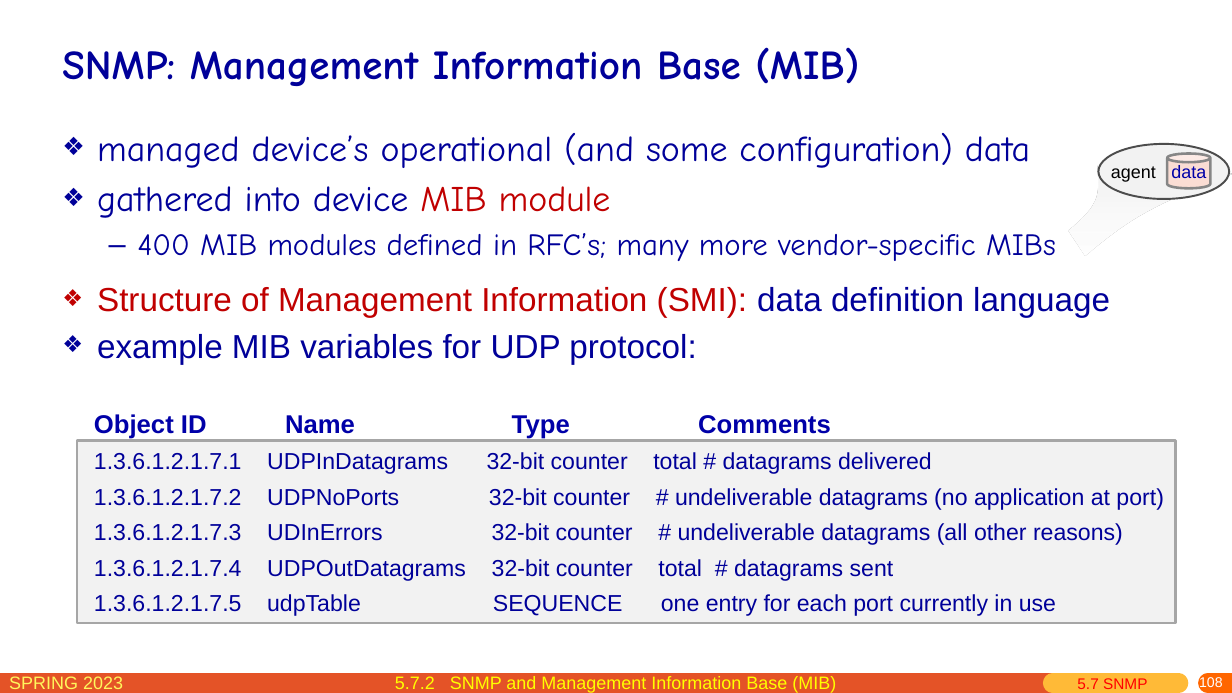
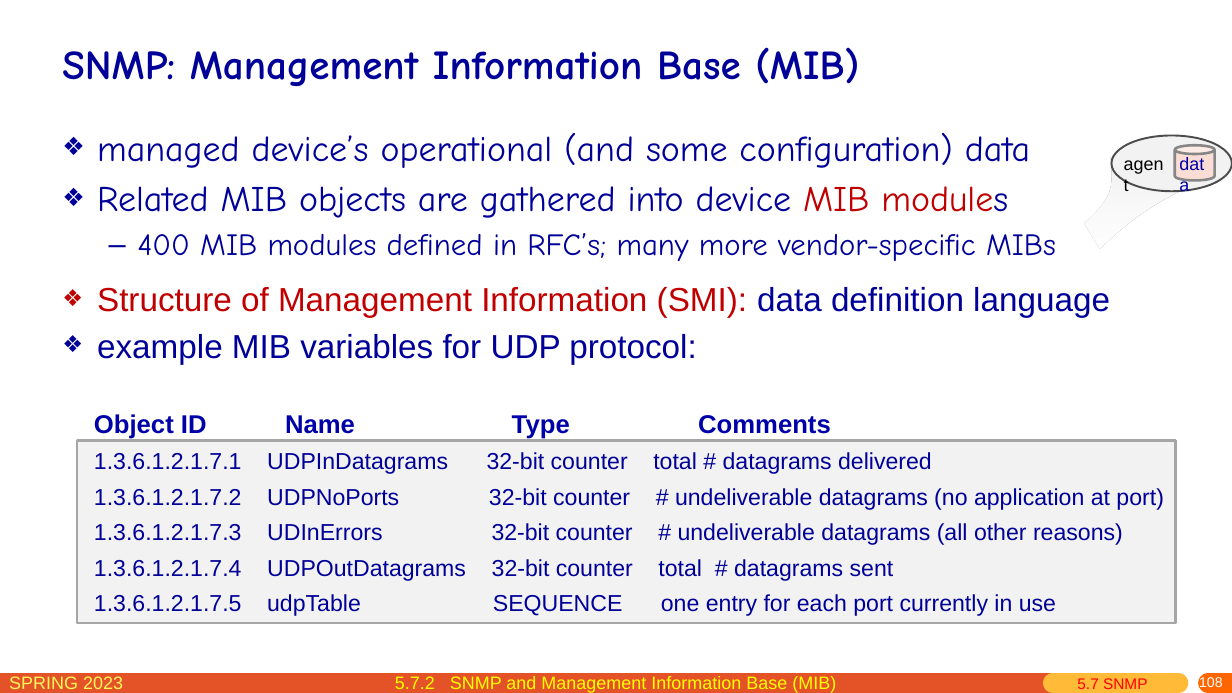
Before and after one commit to network-whu/slides, a slide deck: slide 108 of pptx/chapter5.pptx. Drawn at 1232x693 pixels with LibreOffice and Linux fonts; fonts in the diff are those of the drawing. Boxes give left, top, right and bottom in pixels: in the first picture for what was removed or moved away, otherwise in the second. Text is boxed around its words. In the diff, an @@ line names an element or a change of style, - is before the commit and + after.

```diff
--- a/pptx/chapter5.pptx
+++ b/pptx/chapter5.pptx
@@ ellipse: place and size @@
-ellipse at [1099, 144, 1229, 200]
+ellipse at [1112, 136, 1232, 191]
@@ text "agent" rewrapped from [1111, 166, 1156, 182] to [1115, 148, 1174, 179] @@
@@ text "data" rewrapped from [1171, 165, 1206, 178] to [1171, 148, 1221, 179] @@
@@ cylinder: place and size @@
-cylinder at [1167, 153, 1211, 189]
+cylinder at [1175, 145, 1214, 180]
@@ freeform shape: place and size @@
-freeform shape at [1069, 165, 1232, 255]
+freeform shape at [1084, 157, 1232, 249]
@@ text at [97, 186, 1008, 218]: text changed @@
-❖ gathered into device MIB module
+❖ Related MIB objects are gathered into device MIB modules
```
Also in this commit, not shown: 2 other slides changed.
